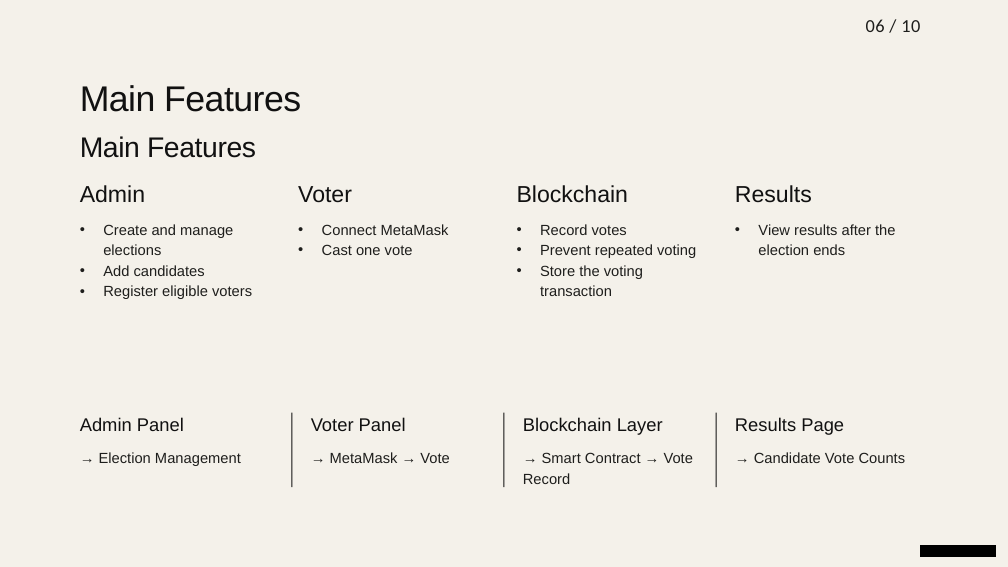
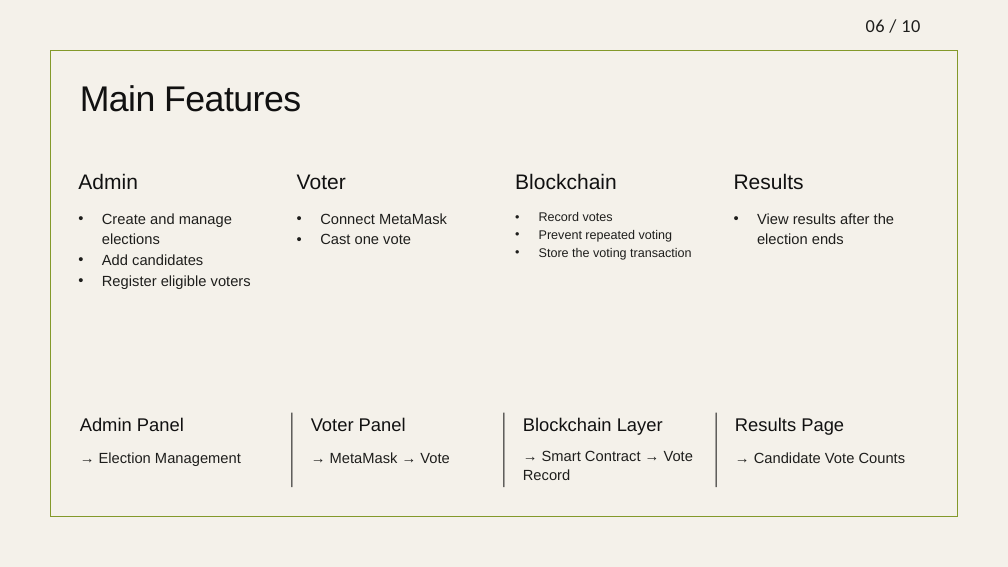
Before and after one commit to Sharaiz333/Blockchain-project_E-Voting-System, a slide deck: slide 6 of Documentation/Blockchain-Based-Voting-System.pptx. Drawn at 1008x567 pixels with LibreOffice and Linux fonts; fonts in the diff are those of the drawing; background and template pictures are left out. Boxes give left, top, right and bottom in pixels: in the first picture for what was removed or moved away, otherwise in the second. Text is boxed around its words. In the diff, an @@ line names an element or a change of style, - is before the commit and + after.

```diff
--- a/Documentation/Blockchain-Based-Voting-System.pptx
+++ b/Documentation/Blockchain-Based-Voting-System.pptx
@@ rectangle added at [50,51,957,517], outline #83992A 1.25 pt @@
@@ text removed at [80,136,256,158] @@
-Main Features
@@ 6 texts: place and size @@
-6 texts at [80,185,812,299]
+6 texts at [78,173,804,289]
@@ size 22 to 20 pt in 4 elements at [297,174,346,190], [78,173,138,189], [734,173,804,190], [515,173,617,190] @@
@@ text "Record votes": place and size @@
-text "Record votes" at [540,224,696,296]
+text "Record votes" at [539,212,692,260]
@@ text "Record votes" at [539,212,692,260]: size 14 to 12 pt @@
@@ text "View results after the election ...": place and size @@
-text "View results after the election ..." at [758,224,895,255]
+text "View results after the election ..." at [757,213,894,244]
@@ text "→ Smart Contract → Vote ..." at [523,450,693,480]: line spacing 1.17 to 1.07 @@
@@ rectangle removed at [921,545,996,557] @@
```
Also in this commit, not shown: 9 other slides changed, 1 slide added.
